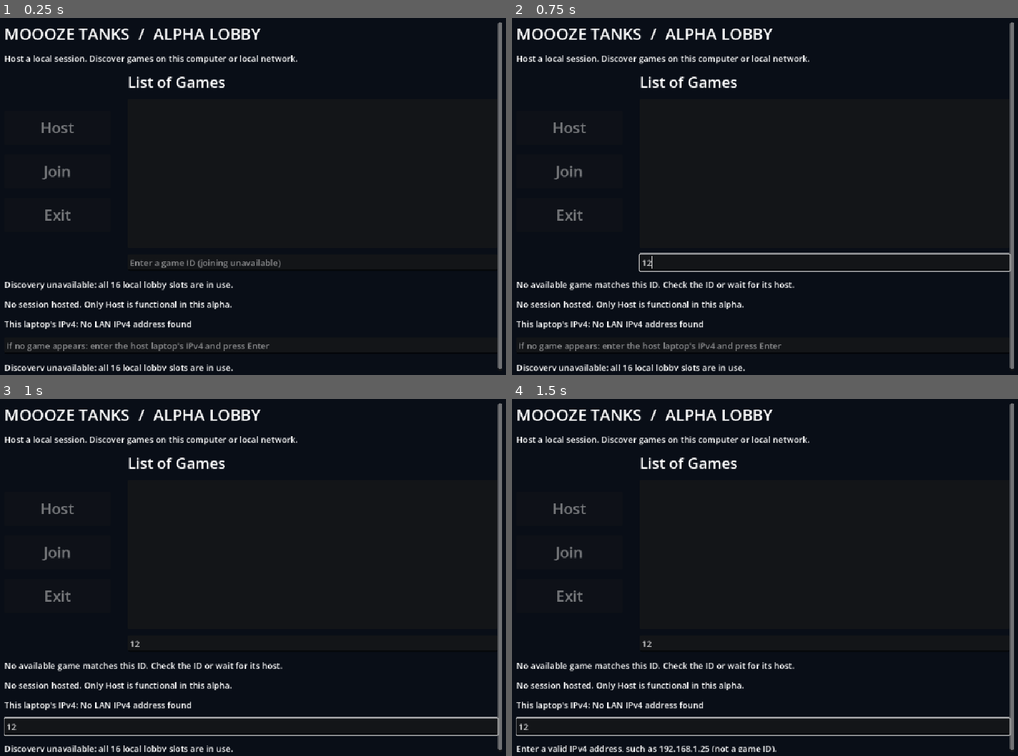
Above: before the commit, frames 1-4 (two rows, left to right).
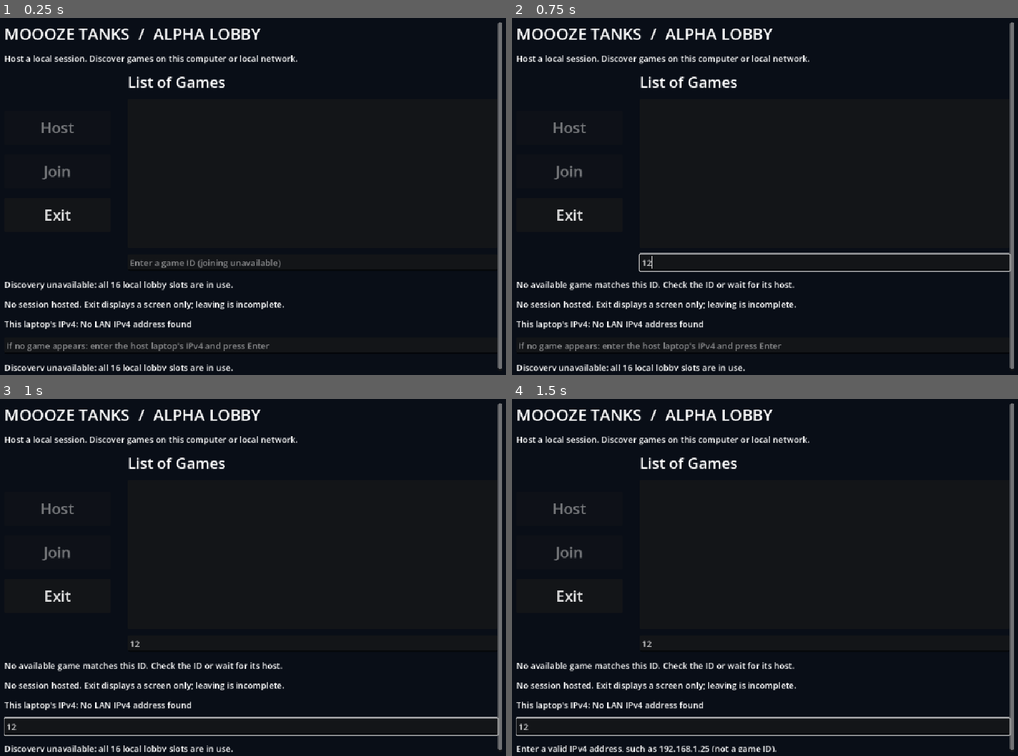
Above: after the commit, the same moments.

Repository: Kirbzo/Tank-Game-Networking
Game: Godot game, scene res://lobby.tscn
Same seed, same stepped clock (60 frames per second), same inputs: the game is played once before the commit and once after it.
Inputs (mouse positions are in pixels of both pictures, inside the frame that each line leads up to):
- Up to frame 1 (0.25 s): no input
- Up to frame 2 (0.75 s): click (825, 260) at 0.52 s; type "12" at 0.6 s
- Up to frame 3 (1 s): click (253, 727) at 0.75 s; type "12" at 0.83 s
- Up to frame 4 (1.5 s): tap Enter at 1.25 s

The runs differ from the first frame. In frame 1, 0.6% of the frame differs, in the area x 8-57%, y 53-82%; in frame 2, 0.6%; in frame 3, 0.6%; in frame 4, 0.6%.

Commit message:
exit button commit

Diff:
--- /dev/null
+++ b/Godot/exit_screen.tscn
@@ -0,0 +1,21 @@
+[gd_scene format=3]
+
+[node name="ExitScreen" type="Control"]
+layout_mode = 3
+anchors_preset = 15
+anchor_right = 1.0
+anchor_bottom = 1.0
+grow_horizontal = 2
+grow_vertical = 2
+
+[node name="Message" type="Label" parent="."]
+layout_mode = 1
+anchors_preset = 15
+anchor_right = 1.0
+anchor_bottom = 1.0
+grow_horizontal = 2
+grow_vertical = 2
+theme_override_font_sizes/font_size = 30
+text = "Exiting game..."
+horizontal_alignment = 1
+vertical_alignment = 1
--- a/Godot/lobby.gd
+++ b/Godot/lobby.gd
@@ -1,6 +1,7 @@
 extends Control
 
 const Discovery = preload("res://discovery.gd")
+const ExitScreen = preload("res://exit_screen.tscn")
 const SESSION_ID_CHARACTERS := "ABCDEFGHIJKLMNOPQRSTUVWXYZ0123456789"
 var discovery := Discovery.new()
 var session: ENetMultiplayerPeer
@@ -47,8 +48,8 @@
 	join_button.disabled = true
 	join_button.tooltip_text = "Real joining is deferred to WP2."
 	exit_button = add_button(controls, "Exit")
-	exit_button.disabled = true
-	exit_button.tooltip_text = "Exit means leave the hosted session. Leaving is incomplete for alpha."
+	exit_button.pressed.connect(show_exit_screen.bind(margin))
+	exit_button.tooltip_text = "Display the exit screen only. Leaving is incomplete for alpha."
 	var games_column := VBoxContainer.new()
 	games_column.size_flags_horizontal = Control.SIZE_EXPAND_FILL
 	games_column.add_theme_constant_override("separation", 12)
@@ -65,7 +66,7 @@
 	game_id.text_changed.connect(identify_game)
 	games_column.add_child(game_id)
 	feedback = add_label(column, "No games available. Ask another user to press Host.")
-	hosted = add_label(column, "No session hosted. Only Host is functional in this alpha.")
+	hosted = add_label(column, "No session hosted. Exit displays a screen only; leaving is incomplete.")
 	for address in IP.get_local_addresses():
 		if address.is_valid_ip_address() and not address.contains(":") and not address.begins_with("127."):
 			local_addresses.append(address)
@@ -80,6 +81,13 @@
 	discovery.network_warning.connect(func(message: String): network_status.text = message)
 	refresh_games()
 	add_child(discovery)
+
+func show_exit_screen(lobby_view: Control) -> void:
+	if not lobby_view.visible:
+		return
+	# Keep the lobby alive: displaying this screen must not close its session.
+	lobby_view.hide()
+	add_child(ExitScreen.instantiate())
 
 func add_label(parent: Node, text: String) -> Label:
 	var label := Label.new()
--- a/Godot/tests/alpha_smoke.gd
+++ b/Godot/tests/alpha_smoke.gd
@@ -30,7 +30,7 @@
 		failing.host_game()
 		if not check(failing.session == null and failing.discovery.hosted_game.is_empty() and failing.listed_ids.is_empty(), "Failed hosting must not advertise or list a game"):
 			return
-		if not check(failing.feedback.text.contains("Hosting failed") and not failing.host_button.disabled and failing.join_button.disabled and failing.exit_button.disabled, "Hosting failure must explain error, allow retry, and keep joining/leaving disabled"):
+		if not check(failing.feedback.text.contains("Hosting failed") and not failing.host_button.disabled and failing.join_button.disabled and not failing.exit_button.disabled, "Hosting failure must explain error, allow retry, and keep Join disabled and display-only Exit enabled"):
 			return
 		failing.queue_free()
 		await process_frame
@@ -57,7 +57,7 @@
 				return
 	if not args.has("late") and not check(lobby.listed_ids.is_empty(), "Initial game list must be empty"):
 		return
-	if not check(lobby.join_button.disabled and lobby.exit_button.disabled, "Join and leaving must be disabled"):
+	if not check(lobby.join_button.disabled and not lobby.exit_button.disabled, "Join must be disabled and display-only Exit enabled"):
 		return
 	if OS.get_cmdline_user_args().has("host"):
 		lobby.host_button.pressed.emit()
